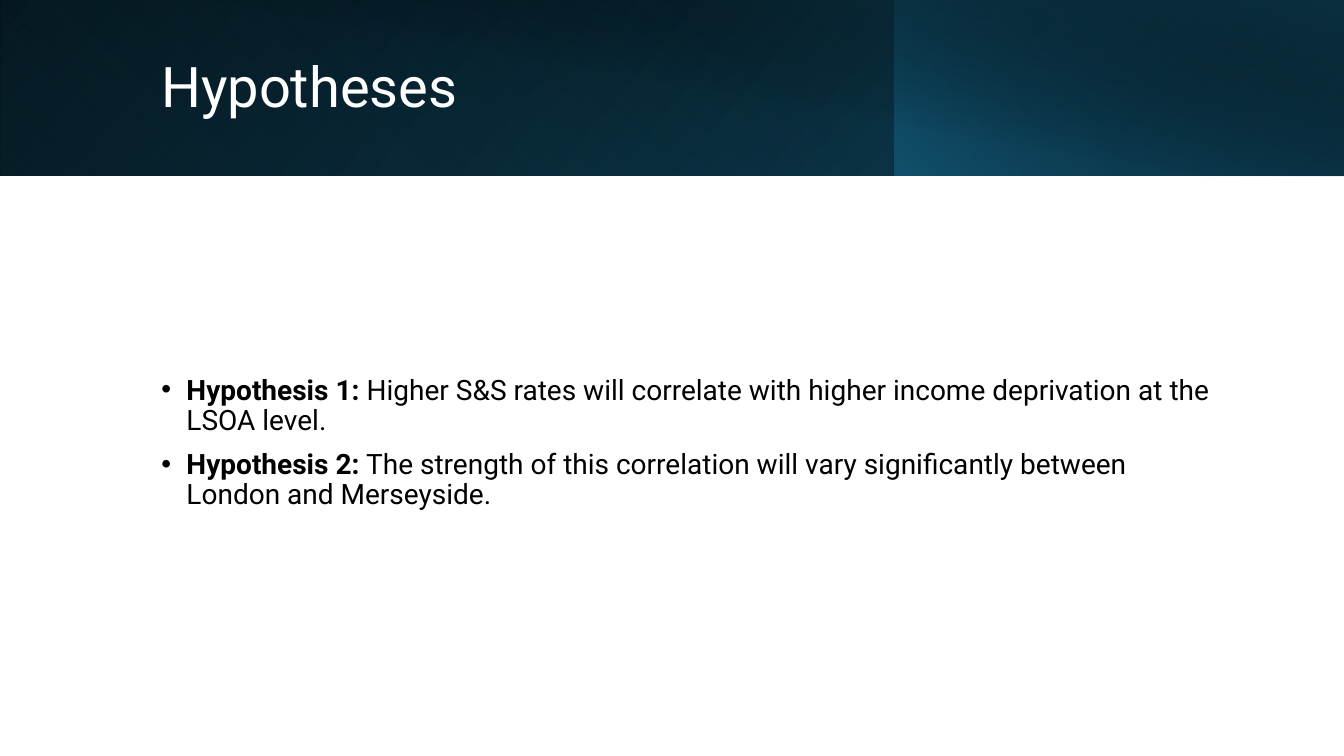
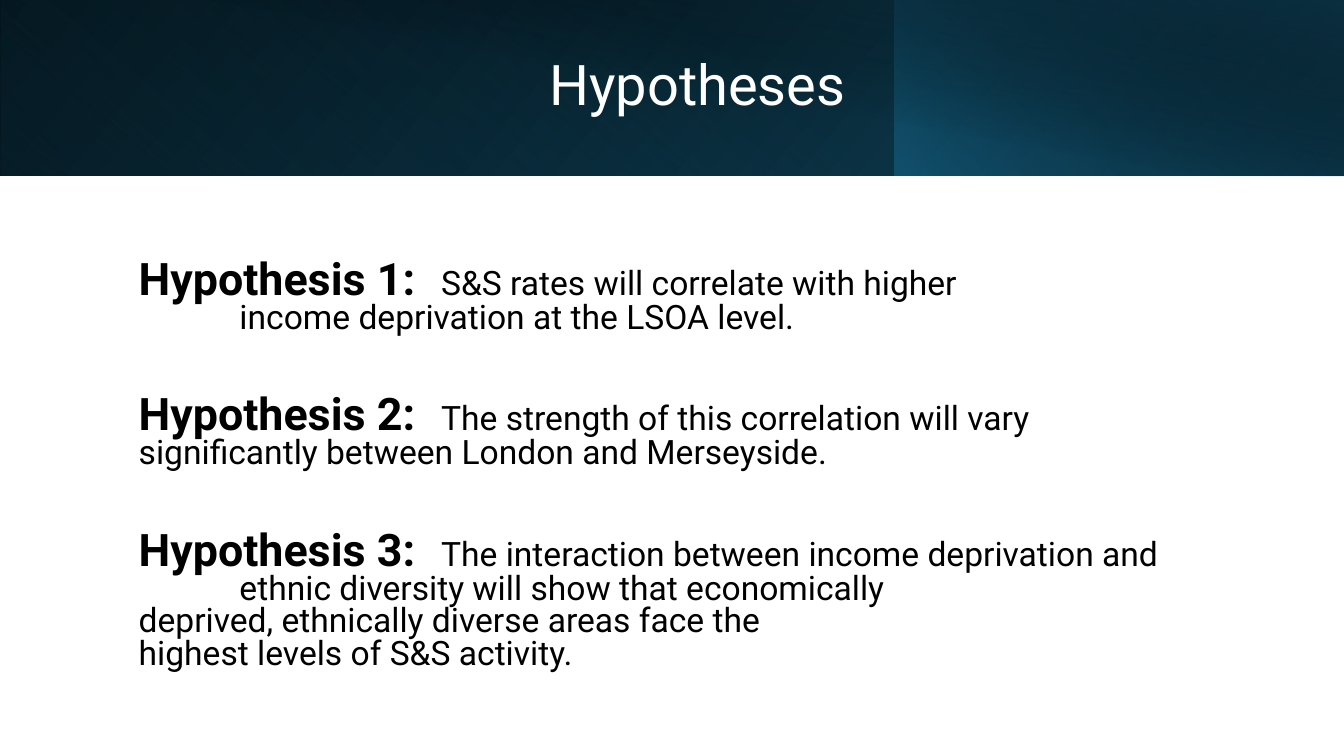
Before and after one commit to KofiBartonByfield/Dissertation, a slide deck: slide 5 of documents/The Price of Policing.pptx. Drawn at 1344x756 pixels with LibreOffice and Linux fonts; fonts in the diff are those of the drawing. Boxes give left, top, right and bottom in pixels: in the first picture for what was removed or moved away, otherwise in the second. Text is boxed around its words. In the diff, an @@ line names an element or a change of style, - is before the commit and + after.

```diff
--- a/documents/The Price of Policing.pptx
+++ b/documents/The Price of Policing.pptx
@@ title "Hypotheses" at (549, 63, 845, 117): alignment left to centre @@
@@ text "Hypothesis 1: S&S rates will ...": place and size @@
-text "Hypothesis 1: S&S rates will ..." at (186, 379, 1209, 510)
+text "Hypothesis 1: S&S rates will ..." at (139, 261, 1158, 672)
@@ text at (139, 261, 956, 336): text changed; size 20 to 24 pt @@
-• Hypothesis 1: Higher S&S rates will correlate with higher income deprivation at the LSOA level.
+Hypothesis 1: S&S rates will correlate with higher income deprivation at the LSOA level.
@@ text at (139, 396, 1029, 471): size 20 to 32 pt in "Hypothesis 2:"; size 20 to 24 pt in "The strength of this correlation will vary ..."; bullet • to none; line spacing 0.9 to 0.8 @@
@@ text at (139, 532, 1158, 672): paragraph added @@
+Hypothesis 3: The interaction between income deprivation and ethnic diversity will show that economically deprived, ethnically diverse areas face the highest levels of S&S activity.
```
Also in this commit, not shown: 6 other slides changed, 2 slides added.
